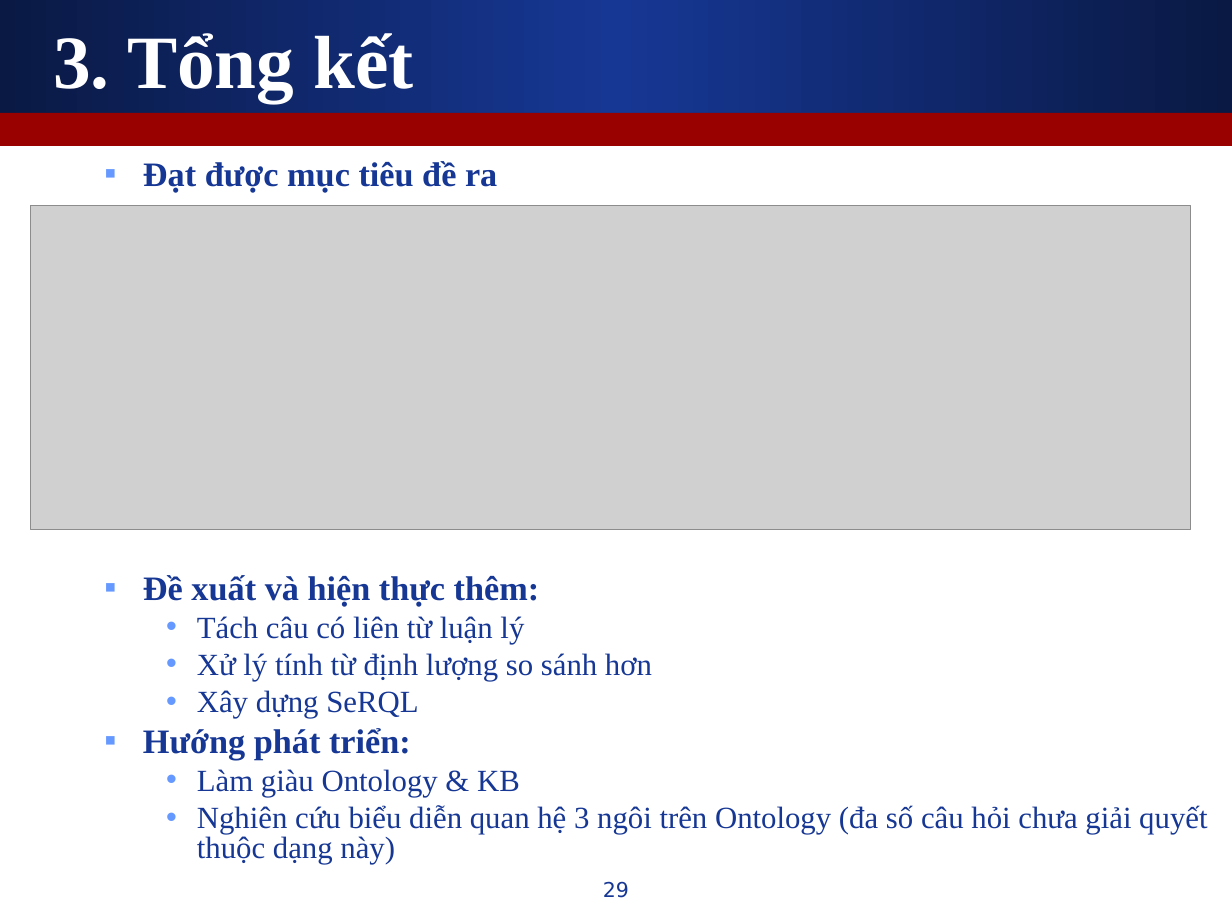
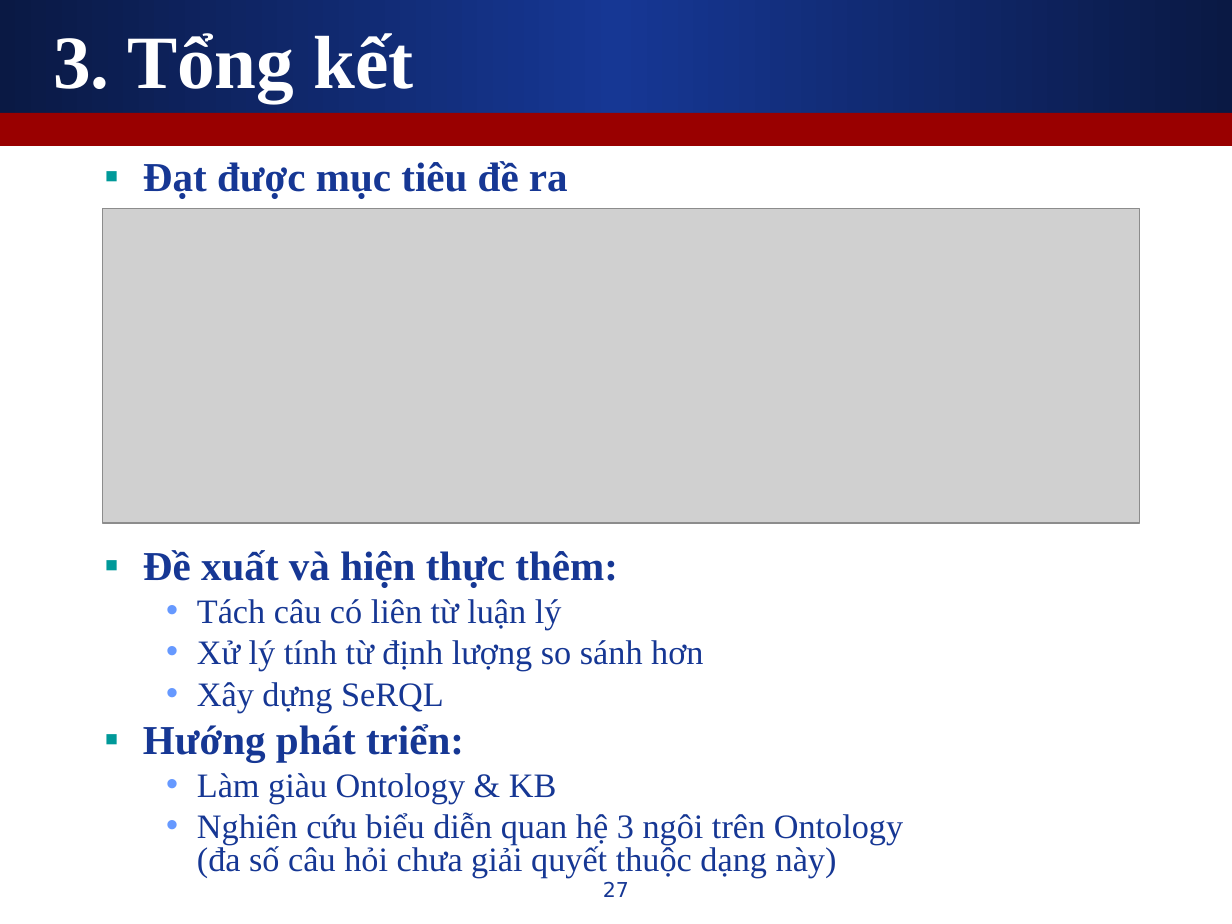
Before and after one commit to leaderwing/kt-kimres, a slide deck: slide 27 of note/Copy of [Thesis] Presentation.ppt (slide 29 before the commit). Drawn at 1232x924 pixels with LibreOffice and Linux fonts; fonts in the diff are those of the drawing; grey boxes stand for pictures. Boxes give left, top, right and bottom in pixels: in the first picture for what was removed or moved away, otherwise in the second. Text is boxed around its words. In the diff, an @@ line names an element or a change of style, - is before the commit and + after.

```diff
--- a/note/Copy of [Thesis] Presentation.ppt
+++ b/note/Copy of [Thesis] Presentation.ppt
@@ text "Đạt được mục tiêu đề ..." at <box>143,161,903,878</box>: size 20 to 24 pt in "Đạt được mục tiêu đề ra", "Đề xuất và hiện thực thêm:", "Hướng phát triển:"; size 18 to 20 pt in "Tách câu có liên từ luận lý", "Xử lý tính từ định lượng so ...", "Xây dựng SeRQL", "Làm giàu Ontology & KB" and 1 more places; more space between paragraphs; bullet colour #6699FF to #009999 @@
@@ picture: place and size @@
-picture at <box>31,206,1191,530</box>
+picture at <box>102,208,1140,522</box>
@@ page number at <box>603,881,629,897</box>: text changed @@
-29
+27
```
Also in this commit, not shown: 15 other slides changed, 2 slides removed.
